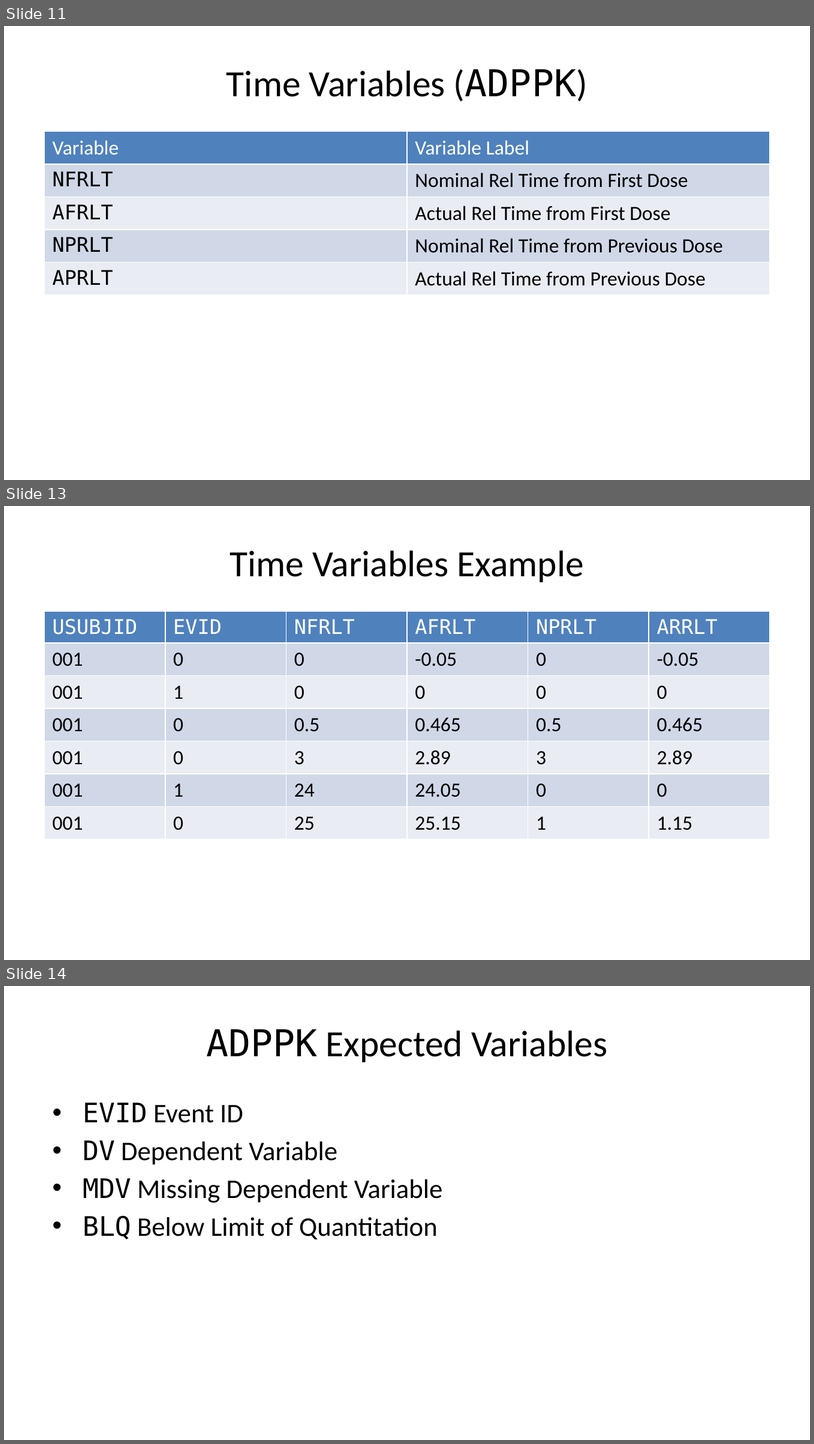
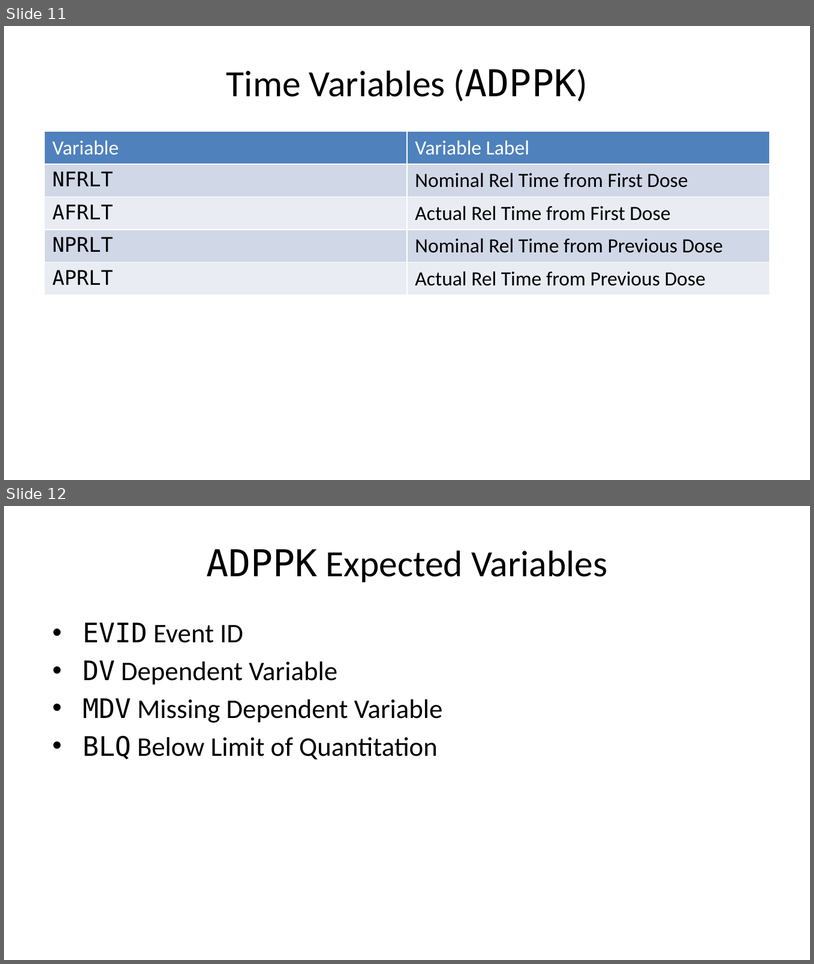
Before and after one commit to jeffreyad/adppk, a slide deck: phuse_poster_pptx.pptx. Shown one above the other, each under a label of ours: slides 11, 13 and 14 before the commit, slides 11 and 12 after it; the slides between them are not shown. The pictures are 814x1444 and 814x964 pixels, drawn with LibreOffice and Linux fonts; fonts in the diff are those of the drawing. Boxes give left, top, right and bottom in pixels: in the first picture for what was removed or moved away, otherwise in the second. Text is boxed around its words. In the diff, an @@ line names an element or a change of style, - is before the commit and + after.

```diff
--- a/phuse_poster_pptx.pptx
+++ b/phuse_poster_pptx.pptx
@@ slide 13 removed at (4, 506, 810, 960), background #FFFFFF @@
@@ title removed at (230, 550, 584, 582) @@
-Time Variables Example
@@ table removed at (44, 612, 770, 911), 7 rows, 6 columns @@
-USUBJID | EVID | NFRLT | AFRLT | NPRLT | ARRLT
-001 | 0 | 0 | -0.05 | 0 | -0.05
-001 | 1 | 0 | 0 | 0 | 0
-001 | 0 | 0.5 | 0.465 | 0.5 | 0.465
-001 | 0 | 3 | 2.89 | 3 | 2.89
-001 | 1 | 24 | 24.05 | 0 | 0
-001 | 0 | 25 | 25.15 | 1 | 1.15
@@ what was slide 14 is now slide 12 @@
```
Also in this commit, not shown: 2 slides changed, 1 other slide removed, 16 other files.
